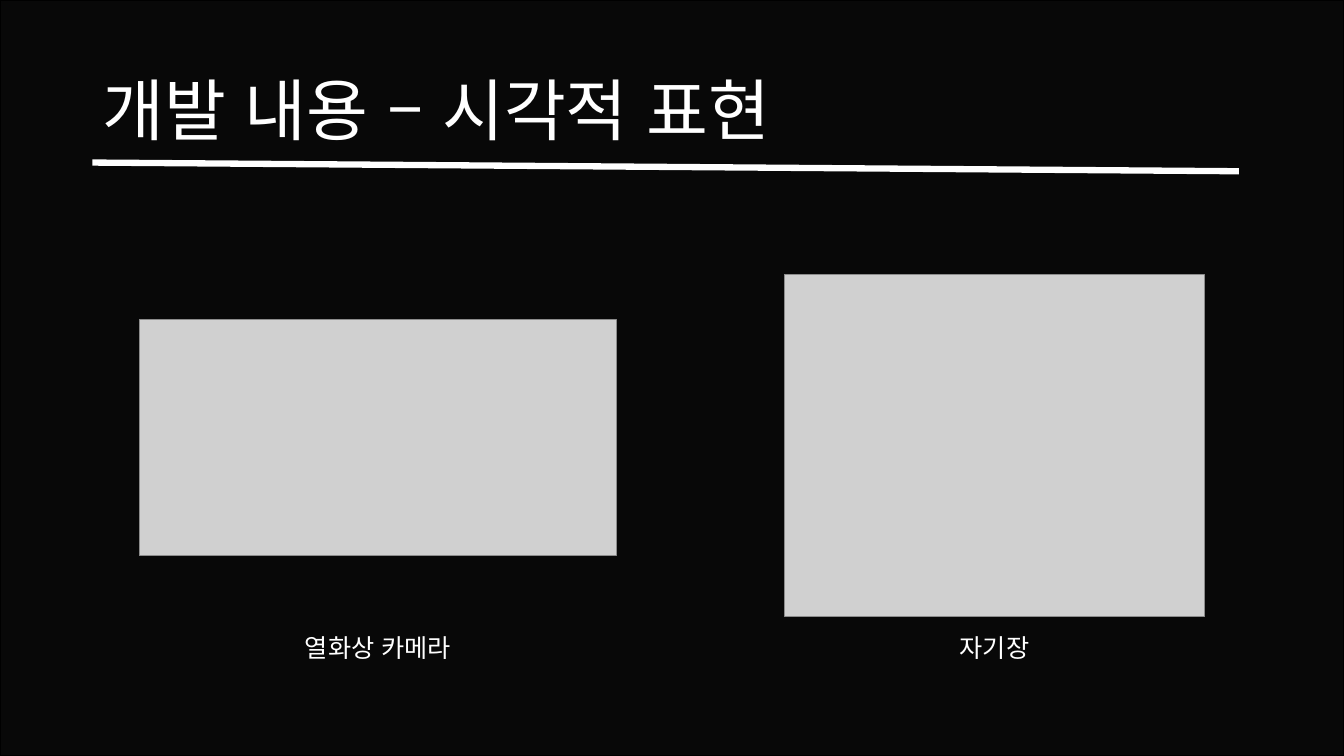
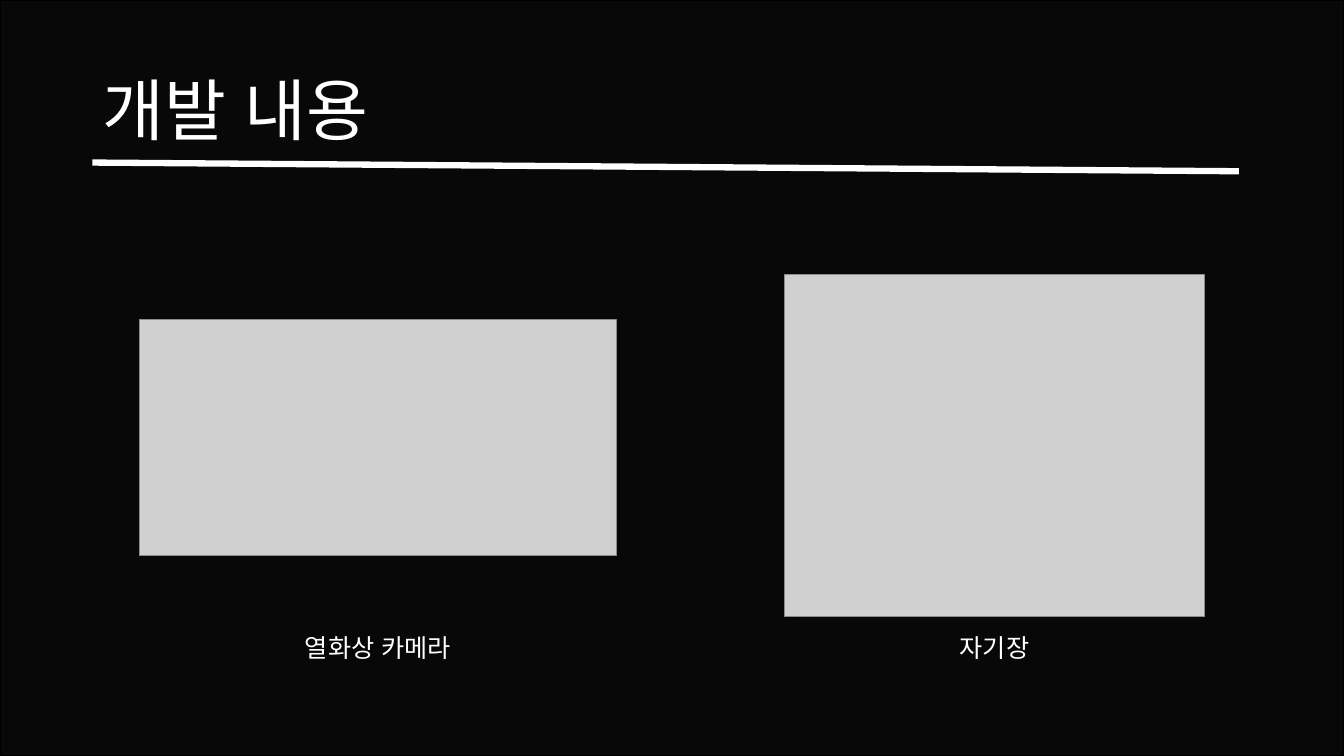
Before and after one commit to Theredhawksings/material, a slide deck: slide 6 of Weekly_Log/HG/프로젝트오푸스_송형규_신성재_중간발표.pptx. Drawn at 1344x756 pixels with LibreOffice and Linux fonts; fonts in the diff are those of the drawing; grey boxes stand for pictures; background and template pictures are left out; a plain dark background stands for a picture behind light text. Boxes give left, top, right and bottom in pixels: in the first picture for what was removed or moved away, otherwise in the second. Text is boxed around its words. In the diff, an @@ line names an element or a change of style, - is before the commit and + after.

```diff
--- a/Weekly_Log/HG/프로젝트오푸스_송형규_신성재_중간발표.pptx
+++ b/Weekly_Log/HG/프로젝트오푸스_송형규_신성재_중간발표.pptx
@@ title at (102,79,369,141): text changed @@
-개발 내용 – 시각적 표현
+개발 내용
```
Also in this commit, not shown: 1 other slide changed.
